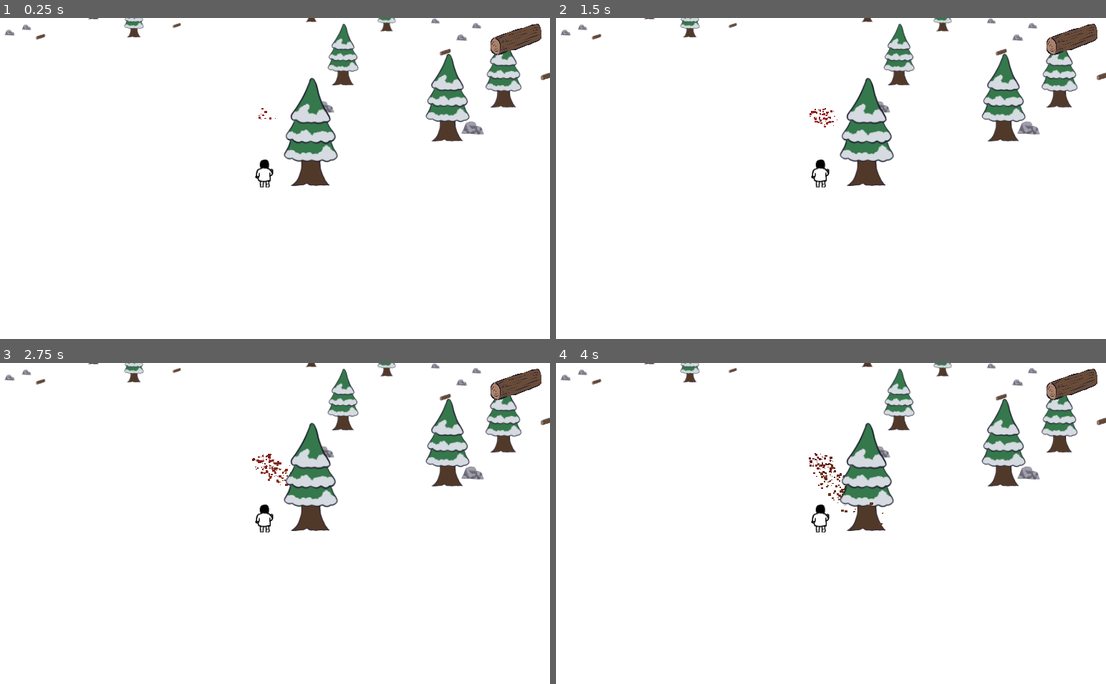
Above: before the commit, frames 1-4 (two rows, left to right).
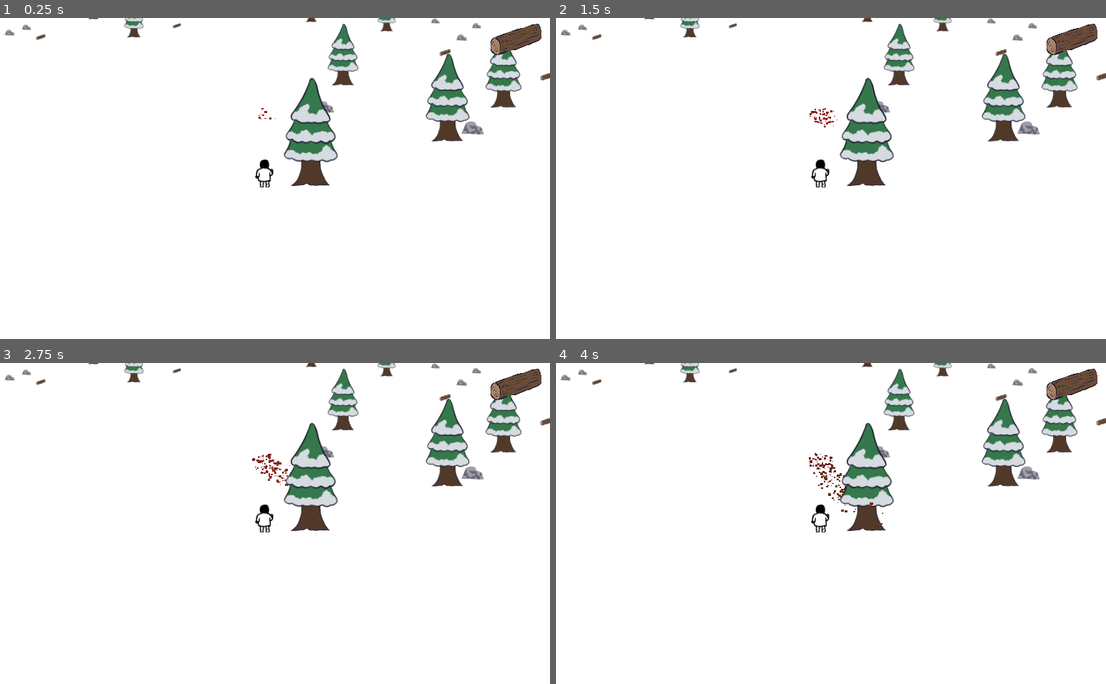
Above: after the commit, the same moments.

Repository: FablabMurat/GameJamMurat0324
Game: Godot game, scene res://terrain.tscn
Same seed, same stepped clock (60 frames per second), same inputs: the game is played once before the commit and once after it. A sky picture missing from this copy of the repository is replaced by a grey-blue gradient.
Inputs (mouse positions are in pixels of both pictures, inside the frame that each line leads up to):
- Up to frame 1 (0.25 s): no input
- Up to frame 2 (1.5 s): move the mouse to (946, 162) at 0.52 s; tap O (addLog) at 0.6, 1.35 s; move the mouse to (704, 194) at 1.27 s
- Up to frame 3 (2.75 s): tap Enter at 2 s; move the mouse to (319, 452) at 2.02 s; tap O (addLog) at 2.1 s
- Up to frame 4 (4 s): move the mouse to (792, 587) at 2.77 s; tap O (addLog) at 2.85, 3.6 s; move the mouse to (990, 571) at 3.52 s

The runs differ from the first frame. In frame 1, less than 0.1% of the frame differs, in the area x 6-100%, y 1-20%; in frame 2, less than 0.1%; in frame 3, less than 0.1%; in frame 4, less than 0.1%.

Commit message:
Collecte des buches avec les paper_buche

Diff:
--- a/buche.gd
+++ b/buche.gd
@@ -9,3 +9,6 @@
 # Called every frame. 'delta' is the elapsed time since the previous frame.
 func _process(delta):
 	pass
+
+func _on_area_3d_body_entered(body):
+	pass # Replace with function body.
--- a/paper_buche.tscn
+++ b/paper_buche.tscn
@@ -1,14 +1,17 @@
-[gd_scene load_steps=3 format=3 uid="uid://cbolbkslxpkar"]
+[gd_scene load_steps=4 format=3 uid="uid://c1djwadohliep"]
 
 [ext_resource type="Texture2D" uid="uid://c7exkwijlhx16" path="res://Ressources/Environnement/Buches_1.png" id="1_iol5v"]
+[ext_resource type="Script" path="res://buche.gd" id="1_t57x3"]
 
 [sub_resource type="CylinderShape3D" id="CylinderShape3D_ph3dj"]
-radius = 1.04017
+radius = 1.52802
 
-[node name="Paper_buche" type="StaticBody3D"]
+[node name="Paper_buche" type="RigidBody3D" groups=["buche"]]
+collision_layer = 7
+script = ExtResource("1_t57x3")
 
 [node name="CollisionShape3D" type="CollisionShape3D" parent="."]
-transform = Transform3D(0.6, 0, 0, 0, 0.6, 0, 0, 0, 0.6, 0, 0, 0)
+transform = Transform3D(0.6, 0, 0, 0, 0.6, 0, 0, 0, 0.6, 0, 0.638163, 0)
 shape = SubResource("CylinderShape3D_ph3dj")
 
 [node name="Sprite3D" type="Sprite3D" parent="."]
--- a/player.tscn
+++ b/player.tscn
@@ -35,6 +35,8 @@
 const NBMAXBUCHE = 3
 var nbbuche = 0
 
+signal collected
+
 func _ready():
 	$PlayerCenter/Camera3D.set_current(true)
 
@@ -54,6 +56,8 @@
 			nbbuche += 1
 			body.queue_free()
 			# mettre à jour l'UI
+			#collected.emit(\"buche\",1)
+			collected.emit()
 
 func _process(delta):
 	animate()
@@ -192,6 +196,7 @@
 
 [node name="Camera3D" type="Camera3D" parent="PlayerCenter"]
 transform = Transform3D(0.499997, -0.000421824, 0.00164857, -0.000923824, 0.33951, 0.367059, 0.00142908, 0.36706, -0.339507, 0, 4.4165, -4.23686)
+current = true
 
 [node name="CollisionShape3D" type="CollisionShape3D" parent="."]
 shape = SubResource("CapsuleShape3D_rycr6")
Not shown: 1 places in terrain.tscn that only renumber resources
